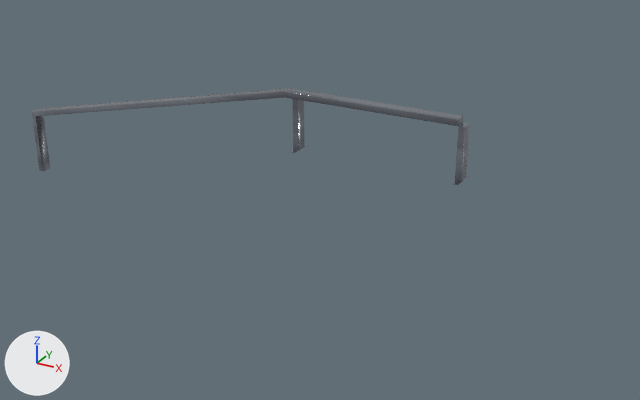
The glTF model public/katalog/modelle/rail-bt-bank-table.gltf: old version first, new version second.
One viewpoint serves both versions: a 50 mm camera at (3.29, -4.61, 2.56) aimed at (0.71, 0.07, 0.22). The axes (+X, +Y, +Z) are drawn at lower left. The lights are the same throughout. The first picture is the older version.

Objects in the first picture: 'SK0707_#Rail_BT_(Bank-Table).001'.
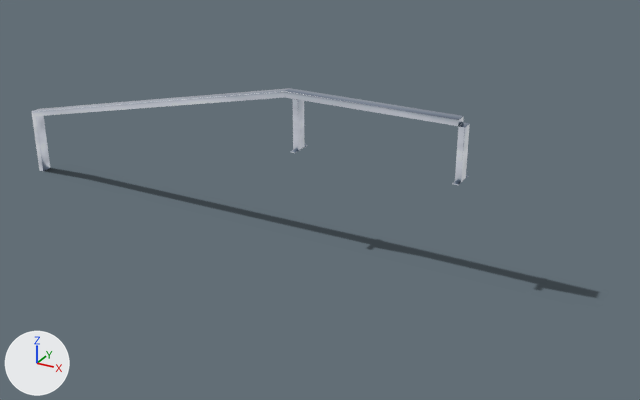
Changed parts and their boxes [x1, y1, x2, y2] in the pictures (640 x 400 px):
```json
{"object": "SK0707_#Rail_BT_(Bank-Table).001", "change": "surface changed", "before": [31, 88, 470, 185], "after": [31, 88, 470, 185]}
{"object": "Schatten", "change": "added", "after": [45, 168, 598, 297]}
```

The change, as JSON lines over the scene's bpy script:
```json
{"op": "add", "block": "img_rail_bt_bank_table_licht", "code": ["img_rail_bt_bank_table_licht = load_image('rail-bt-bank-table_licht', 'texturen/rail-bt-bank-table_licht.jpg', 2048, 2048, 'sRGB')"]}
{"op": "add", "block": "img_rail_bt_bank_table_schatten", "code": ["img_rail_bt_bank_table_schatten = load_image('rail-bt-bank-table_schatten', 'texturen/rail-bt-bank-table_schatten.png', 473, 31, 'sRGB')"]}
{"block": "mat_stahl_web_002", "change": "nodes: BsdfPrincipled, NormalMap, OutputMaterial, TexImage x2, UVMap x2"}
{"block": "mat_stahl_web_002", "change": "uses the picture img_rail_bt_bank_table_farbe"}
{"block": "mat_stahl_web_002", "change": "uses the picture img_rail_bt_bank_table_normal"}
{"block": "mat_stahl_web_002", "change": "nodes: BsdfTransparent, Emission, LightPath, MixShader, OutputMaterial, TexImage, UVMap"}
{"block": "mat_stahl_web_002", "change": "uses the picture img_rail_bt_bank_table_licht"}
{"op": "add", "block": "mat_schatten_003", "code": ["mat_schatten_003 = bpy.data.materials.new('Schatten.003')", "# uses the picture img_rail_bt_bank_table_schatten"]}
{"op": "add", "block": "me_schatten", "code": ["me_schatten = bpy.data.meshes.new('Schatten')", "me_schatten.from_pydata(...)  # 4 vertices, 2 faces; spans x -1.75..2.59, y -0.1..0.18, z 0.0", "me_schatten.materials.append(mat_schatten_003)"]}
{"op": "add", "block": "ob_schatten", "code": ["ob_schatten = bpy.data.objects.new('Schatten', me_schatten)", "ob_schatten.location = (0.0, 0.0, 0.0)"]}
```
